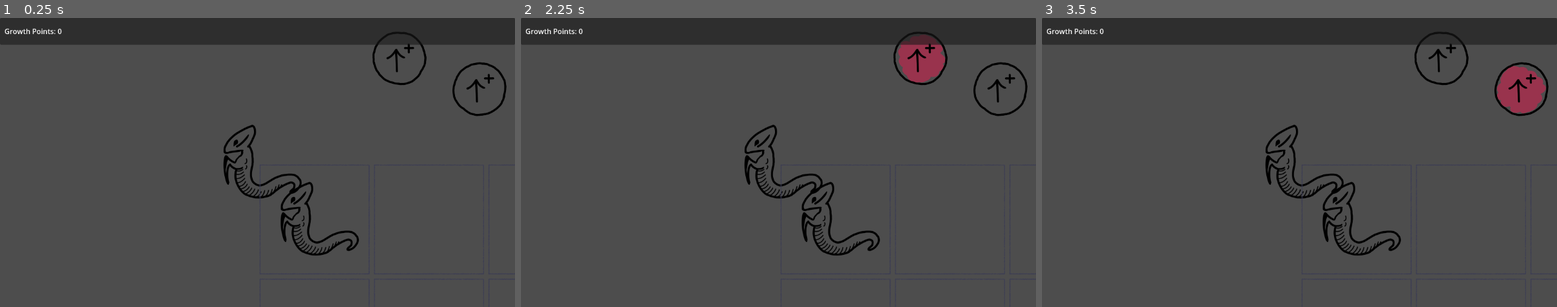
Above: before the commit, frames 1-3 (left to right).
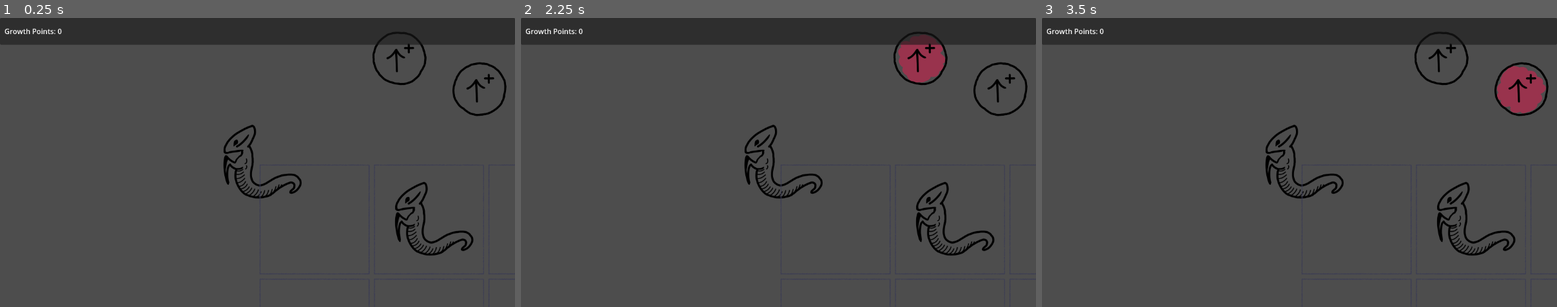
Above: after the commit, the same moments.

Repository: Surreily/slivcremental-mini
Game: Godot game, scene res://scenes/game.tscn
The game is run twice, just before and just after one commit, with the same random seed, the same clock (stepped at 60 frames per second) and the same inputs.
Inputs (mouse positions are in pixels of both pictures, inside the frame that each line leads up to):
- Up to frame 1 (0.25 s): no input
- Up to frame 2 (2.25 s): tap Enter at 0.5, 2 s; drag from (778, 162) to (999, 90) at 0.52 s; tap Space at 1.25 s; drag from (999, 90) to (778, 162) at 1.27 s; move the mouse to (922, 58) at 2.02 s; click (922, 58) at 2.17 s
- Up to frame 3 (3.5 s): tap Space at 2.75 s; drag from (1356, 220) to (1520, 90) at 2.77 s

The runs differ from the first frame. In frame 1, 1.4% of the frame differs, in the area x 54-92%, y 56-83%; in frame 2, 1.4%; in frame 3, 1.4%.

Commit message:
Update sliver hive to allow specifying coordinates explicitly.

Diff:
--- a/scripts/controllers/sliver-hive-controller.gd
+++ b/scripts/controllers/sliver-hive-controller.gd
@@ -16,8 +16,8 @@
 			add_child(slot)
 			slot_controllers.set_value(x, y, slot)
 
-func set_sliver(sliver: Sliver):
-	var slot_controller: SlotController = slot_controllers.get_value(sliver.x, sliver.y)
+func set_sliver(sliver: Sliver, x: int, y: int):
+	var slot_controller: SlotController = slot_controllers.get_value(x, y)
 	slot_controller.set_sliver(sliver)
 
 func clear_slivers():
--- a/scripts/game-manager.gd
+++ b/scripts/game-manager.gd
@@ -20,10 +20,8 @@
 
 	var sliver = Sliver.new()
 	sliver.id = "69" # Nice.
-	sliver.x = 0
-	sliver.y = 0
 
-	sliver_hive_controller.set_sliver(sliver)
+	sliver_hive_controller.set_sliver(sliver, 1, 0) # Second box on top row.
 
 	State.sliver_hive = GridArray.new(10, 10)
 
--- a/scripts/io/json-loader.gd
+++ b/scripts/io/json-loader.gd
@@ -21,11 +21,13 @@
 
 	# Add each sliver.
 	for sliver_data in slivers_data:
+		var x: int = sliver_data["x"]
+		var y: int = sliver_data["y"]
+
 		var sliver: Sliver = Sliver.new()
-
 		sliver.id = sliver_data["id"]
 
-		game_controller.sliver_hive_controller.set_sliver(sliver)
+		game_controller.sliver_hive_controller.set_sliver(sliver, x, y)
 
 func _deserialize_skills(skills_data) -> void:
 	State.skills.clear()
